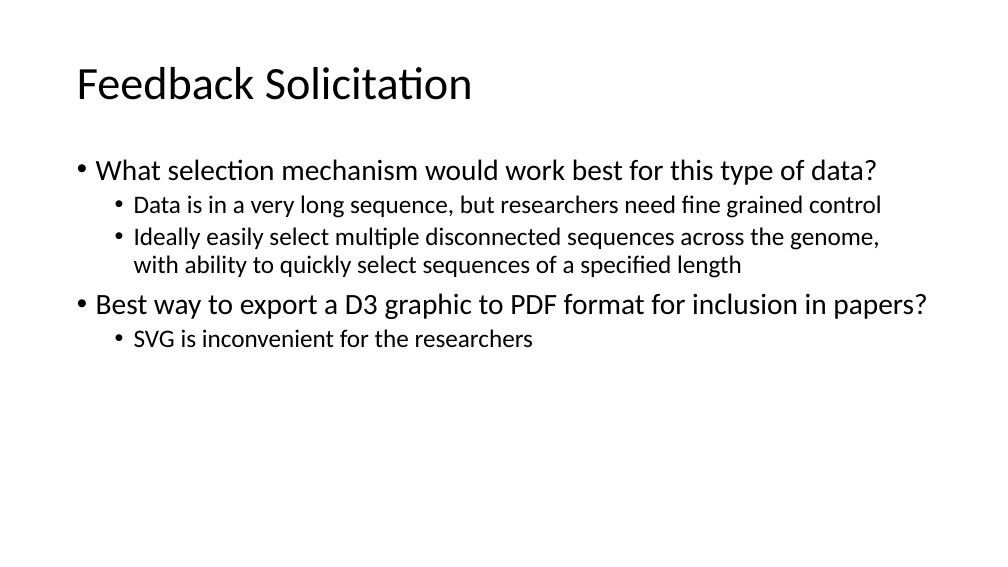
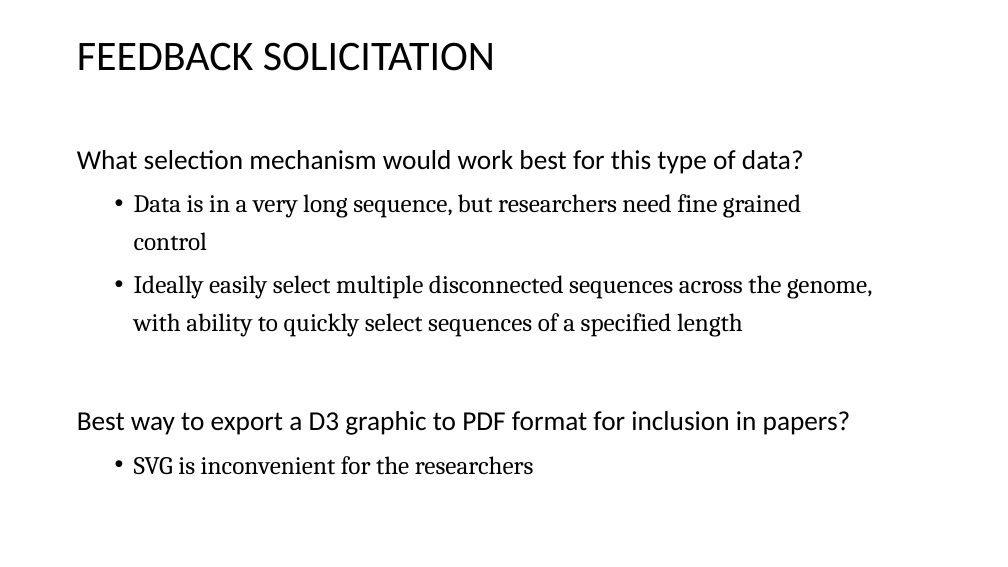
Before and after one commit to nkullman/SIEVE, a slide deck: slide 6 of slides-nkullman-gclenagh-wfyang.pptx. Drawn at 1008x567 pixels with LibreOffice and Linux fonts; fonts in the diff are those of the drawing. Boxes give left, top, right and bottom in pixels: in the first picture for what was removed or moved away, otherwise in the second. Text is boxed around its words. In the diff, an @@ line names an element or a change of style, - is before the commit and + after.

```diff
--- a/slides-nkullman-gclenagh-wfyang.pptx
+++ b/slides-nkullman-gclenagh-wfyang.pptx
@@ title "FEEDBACK SOLICITATION" at bbox=[77, 42, 495, 71]: vertical alignment middle to top @@
@@ title at bbox=[77, 42, 495, 71]: text changed; size 44 to 40 pt @@
-Feedback Solicitation
+FEEDBACK SOLICITATION
@@ text "What selection mechanism would work ...": place and size @@
-text "What selection mechanism would work ..." at bbox=[96, 159, 927, 348]
+text "What selection mechanism would work ..." at bbox=[77, 150, 872, 475]
@@ text "What selection mechanism would work ..." at bbox=[77, 150, 872, 475]: size 28 to 26 pt in "What selection mechanism would work best for ...", "Best way to export a D3 graphic ..."; font Calibri to Cambria in "Data is in a very long sequence, ...", "Ideally easily select multiple disconnected sequences across ...", "SVG is inconvenient for the researchers"; bullet • to none; line spacing 0.9 to 1.25 @@
```
Also in this commit, not shown: 5 other slides changed, 3 other files.
